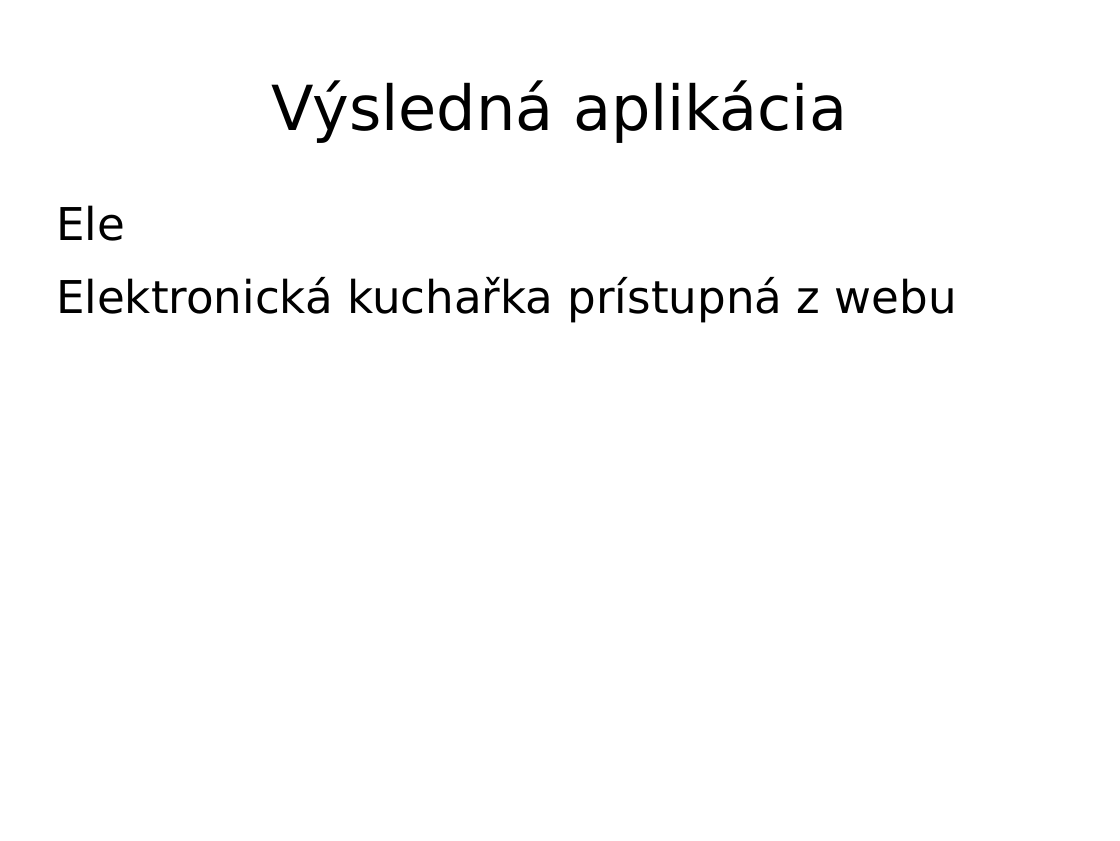
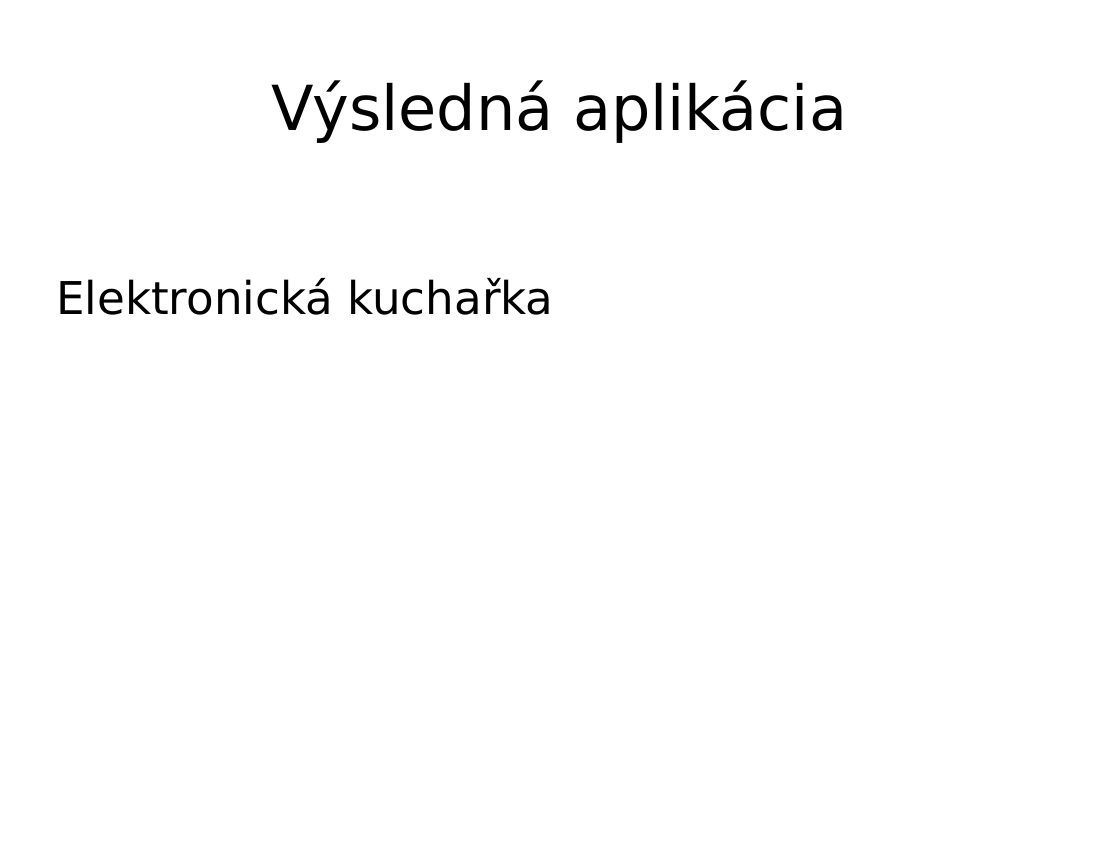
Before and after one commit to projektyFIT/ITU, a slide deck: slide 2 of prezentace/prezentace.ppt. Drawn at 1120x841 pixels with LibreOffice and Linux fonts; fonts in the diff are those of the drawing; background and template pictures are left out. Boxes give left, top, right and bottom in pixels: in the first picture for what was removed or moved away, otherwise in the second. Text is boxed around its words. In the diff, an @@ line names an element or a change of style, - is before the commit and + after.

```diff
--- a/prezentace/prezentace.ppt
+++ b/prezentace/prezentace.ppt
@@ text at [56,278,554,315]: text changed @@
-Ele
-Elektronická kuchařka prístupná z webu
+Elektronická kuchařka
```
Also in this commit, not shown: 2 other slides changed, 1 slide added, 1 slide removed, 2 other files.
